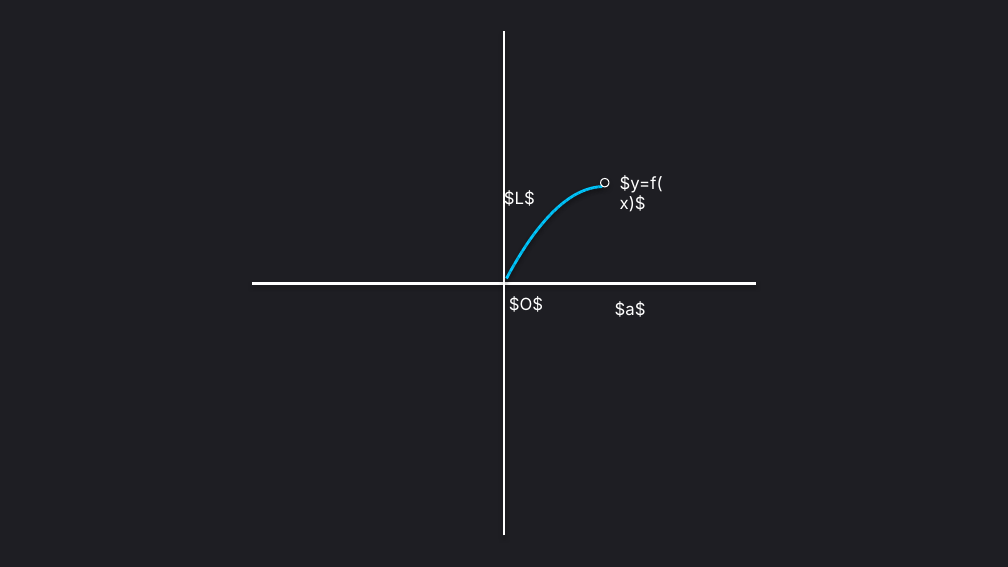
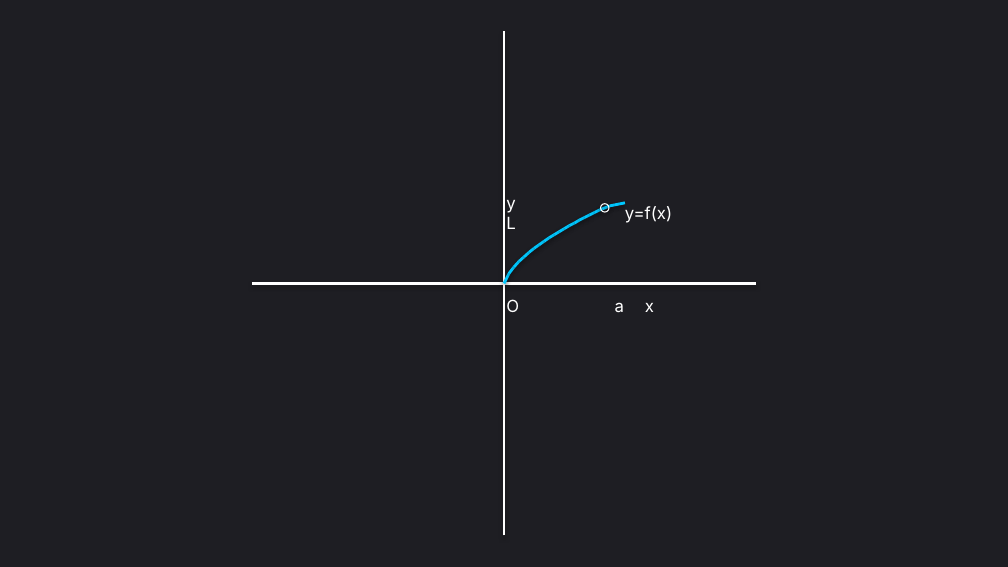
Before and after one commit to ALEXCHOI21/Math_Chart_to_PPT, a slide deck: slide 1 of output/1_1.pptx. Drawn at 1008x567 pixels with LibreOffice and Linux fonts; fonts in the diff are those of the drawing. Boxes give left, top, right and bottom in pixels: in the first picture for what was removed or moved away, otherwise in the second. Text is boxed around its words. In the diff, an @@ line names an element or a change of style, - is before the commit and + after.

```diff
--- a/output/1_1.pptx
+++ b/output/1_1.pptx
@@ text added at box(506, 200, 515, 213), 12 pt, text #FFFFFF @@
+y
@@ 10 lines: place and size @@
-10 lines at box(562, 186, 602, 204)
+10 lines at box(575, 204, 620, 223)
@@ ellipse: place and size @@
-ellipse at box(601, 178, 609, 186)
+ellipse at box(601, 204, 609, 212)
@@ line added from (620, 204) to (625, 203), #00C8FF 2 pt @@
@@ text at box(625, 206, 672, 223): text changed @@
-$y=f(x)$
+y=f(x)
@@ text at box(506, 216, 515, 229): text changed @@
-$L$
+L
@@ line moved from (538, 229) - (542, 224) to (544, 241) - (549, 238) @@
@@ line moved from (542, 224) - (546, 219) to (549, 238) - (554, 235) @@
@@ line moved from (546, 219) - (550, 215) to (554, 235) - (559, 232) @@
@@ 3 lines: place and size @@
-3 lines at box(550, 204, 562, 215)
+3 lines at box(559, 223, 575, 232)
@@ 4 lines: place and size @@
-4 lines at box(510, 245, 526, 271)
+4 lines at box(509, 252, 529, 273)
@@ 3 lines: place and size @@
-3 lines at box(526, 229, 538, 245)
+3 lines at box(529, 241, 544, 252)
@@ line moved from (507, 278) - (510, 271) to (504, 283) - (509, 273) @@
@@ text at box(506, 299, 519, 312): text changed @@
-$O$
+O
@@ text at box(615, 302, 624, 312): text changed @@
-$a$
+a
@@ text added at box(645, 303, 654, 312), 12 pt, text #FFFFFF @@
+x
```
Also in this commit, not shown: 14 other files.
